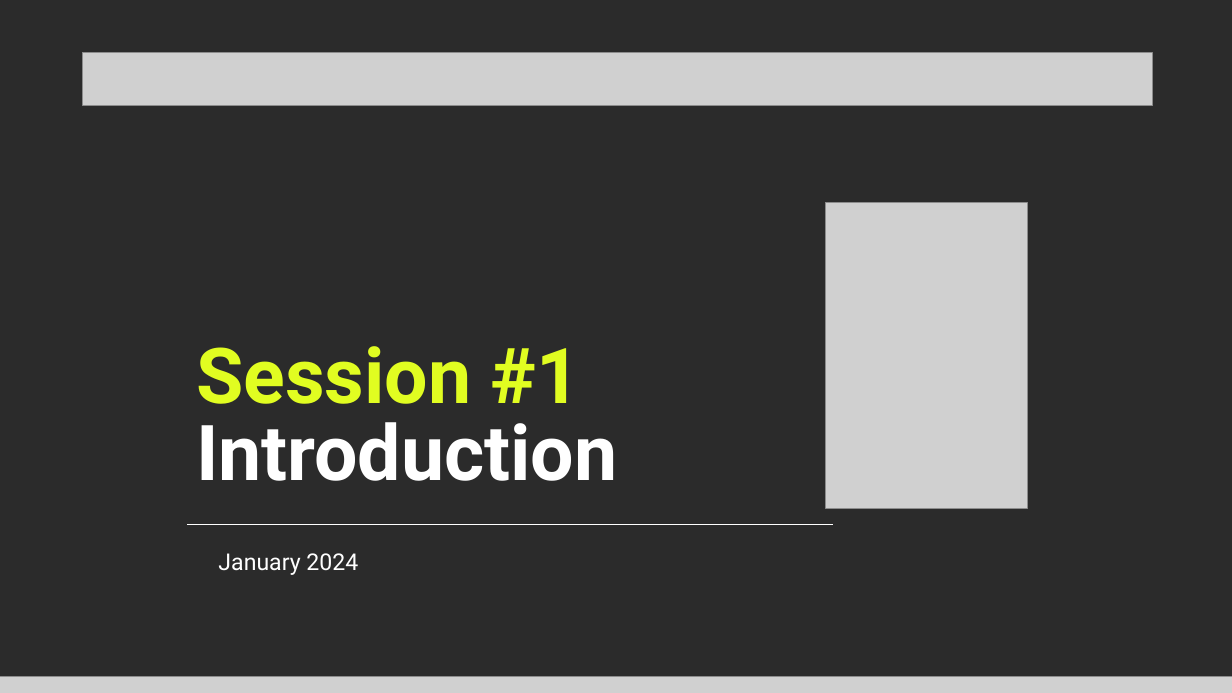
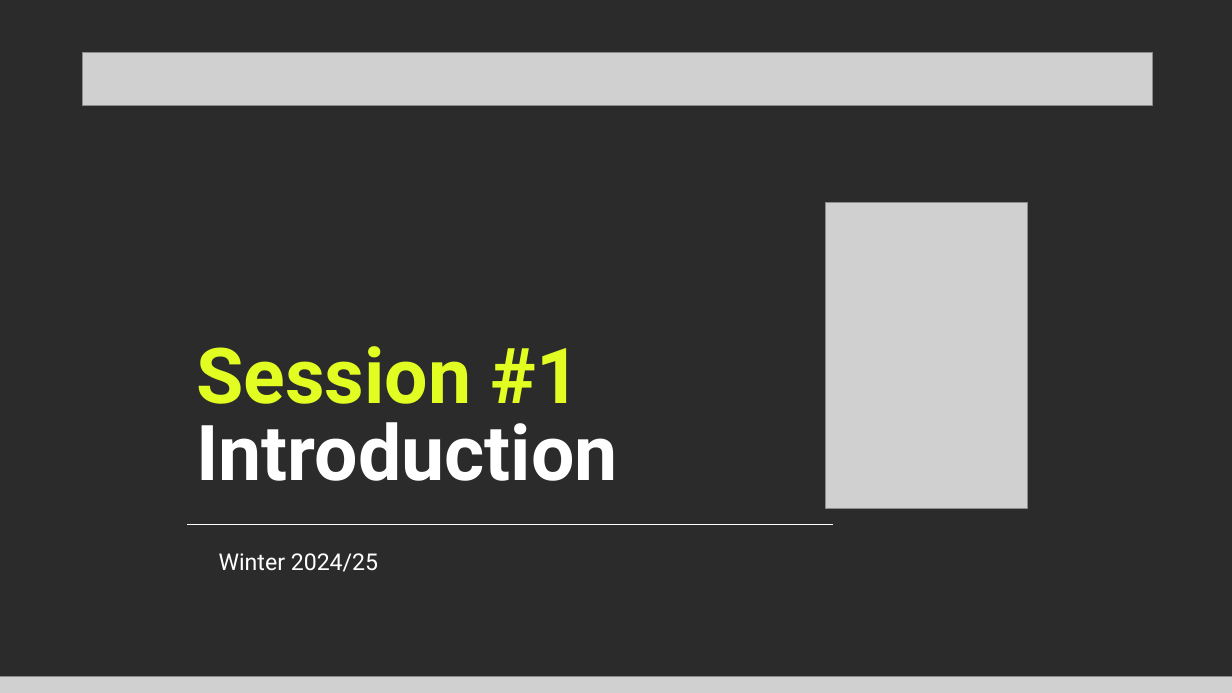
Before and after one commit to Cyanivde/technion-ctf, a slide deck: slide 1 of files/introduction.pptx. Drawn at 1232x693 pixels with LibreOffice and Linux fonts; fonts in the diff are those of the drawing; grey boxes stand for pictures; background and template pictures are left out; a plain dark background stands for a picture behind light text. Boxes give left, top, right and bottom in pixels: in the first picture for what was removed or moved away, otherwise in the second. Text is boxed around its words. In the diff, an @@ line names an element or a change of style, - is before the commit and + after.

```diff
--- a/files/introduction.pptx
+++ b/files/introduction.pptx
@@ text at box(219, 553, 378, 572): text changed @@
-January 2024
+Winter 2024/25
```
Also in this commit, not shown: 6 other slides changed, 13 slides added, 2 other files.
